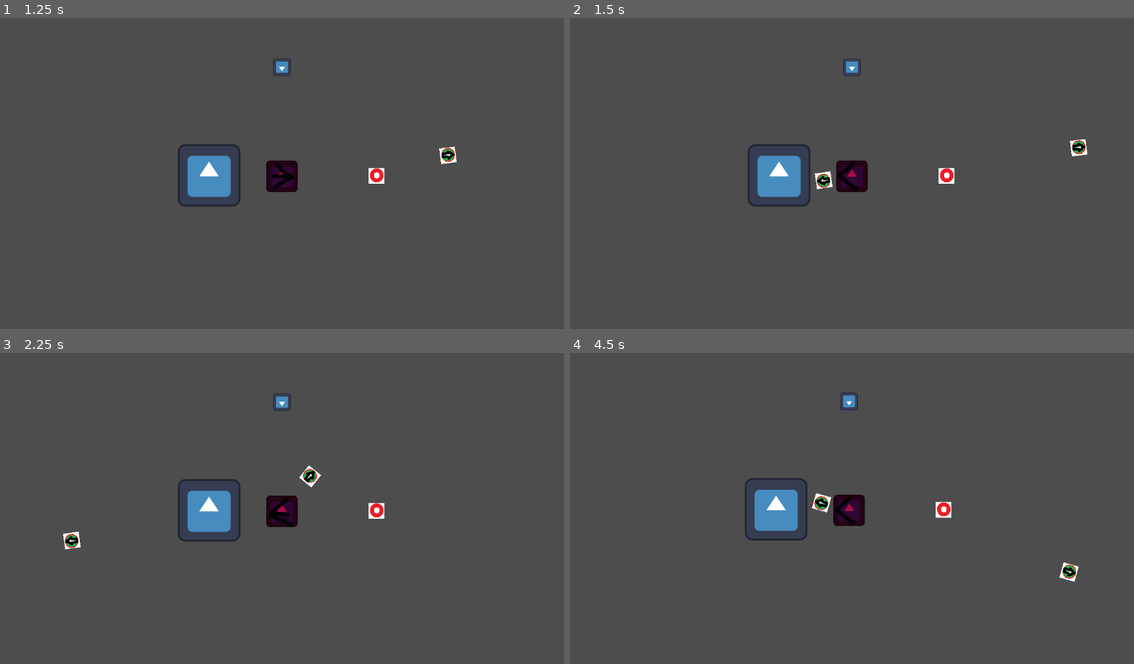
Above: before the commit, frames 1-4 (two rows, left to right).
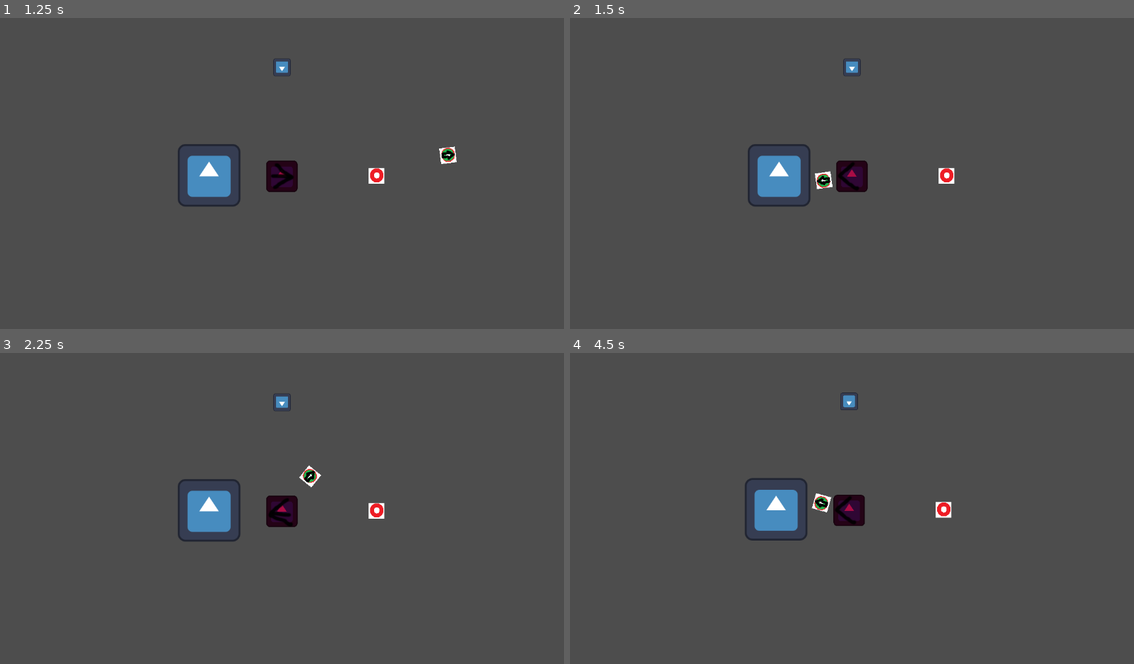
Above: after the commit, the same moments.

Repository: Tomko-Code/Relic-Seekers
Game: Godot game, scene res://src/mockup/test.tscn
The game is run twice, just before and just after one commit, with the same random seed, the same clock (stepped at 60 frames per second) and the same inputs. The engine's default icon, where the game draws it, is replaced by a stand-in: a white triangle on a blue panel in a dark square.
Inputs (mouse positions are in pixels of both pictures, inside the frame that each line leads up to):
- Up to frame 1 (1.25 s): tap Enter at 0.5 s; move the mouse to (406, 161) at 0.52 s; press the mouse at (406, 161) at 0.53 s; hold Right (shoot_right) from 0.53 s (still down)
- Up to frame 2 (1.5 s): move the mouse to (739, 192) at 1.27 s; release Right (shoot_right) at 1.28 s; release the mouse at (739, 192) at 1.28 s; hold Down (shoot_down) from 1.28 s (still down); click (739, 192) at 1.35 s
- Up to frame 3 (2.25 s): move the mouse to (338, 443) at 2.02 s; release Down (shoot_down) at 2.03 s; press the mouse at (338, 443) at 2.03 s; hold Right (shoot_right) from 2.03 s (still down)
- Up to frame 4 (4.5 s): move the mouse to (823, 573) at 2.77 s; release Right (shoot_right) at 2.78 s; release the mouse at (823, 573) at 2.78 s; hold Up (shoot_up) 2.78-3.53 s; click (823, 573) at 2.85 s; move the mouse to (1021, 558) at 3.52 s; press the mouse at (1021, 558) at 3.53 s; hold Left (shoot_left) from 3.53 s (still down); move the mouse to (682, 464) at 4.27 s; release the mouse at (682, 464) at 4.28 s; click (682, 464) at 4.35 s

Frame 1 is identical in both runs. In frame 2, 0.1% of the frame differs, in the area x 88-92%, y 39-45%; in frame 3, 0.1%, in the area x 11-15%, y 57-64%; in frame 4, 0.1%.

Commit message:
projectile changes 1

Diff:
--- a/src/entities/enemies/enemy.gd
+++ b/src/entities/enemies/enemy.gd
@@ -2,10 +2,5 @@
 extends CharacterBody2D
 
 
-func _on_bullet_hitbox_component_area_entered(_area):
-	if _area is HitboxComponent:
-		var hitbox: HitboxComponent = _area
-		var entity = hitbox.get_entity()
-
-		entity.queue_free()
-		queue_free()
+func _ready():
+	pass
--- a/src/entities/enemies/enemy.tscn
+++ b/src/entities/enemies/enemy.tscn
@@ -1,8 +1,9 @@
-[gd_scene load_steps=6 format=3 uid="uid://c5fdro8asqha0"]
+[gd_scene load_steps=7 format=3 uid="uid://c5fdro8asqha0"]
 
 [ext_resource type="Script" path="res://src/entities/enemies/enemy.gd" id="1_kl5qa"]
-[ext_resource type="Script" path="res://src/entities/hitbox_component.gd" id="2_5s8wm"]
+[ext_resource type="Script" path="res://src/entities/stats_component.gd" id="3_0sfo1"]
 [ext_resource type="Texture2D" uid="uid://dayf0y6nyidev" path="res://icon.svg" id="3_mem3v"]
+[ext_resource type="PackedScene" uid="uid://cepkdm0iul06" path="res://src/entities/hitbox_component.tscn" id="3_xgkk8"]
 
 [sub_resource type="RectangleShape2D" id="RectangleShape2D_j5vau"]
 size = Vector2(64, 64)
@@ -17,12 +18,15 @@
 
 [node name="Components" type="Node2D" parent="."]
 
-[node name="BulletHitboxComponent" type="Area2D" parent="Components"]
+[node name="StatsComponent" type="Node" parent="Components"]
+script = ExtResource("3_0sfo1")
+
+[node name="HitboxComponent" parent="Components" node_paths=PackedStringArray("_StatsComponent") instance=ExtResource("3_xgkk8")]
 collision_layer = 4
 collision_mask = 8
-script = ExtResource("2_5s8wm")
+_StatsComponent = NodePath("../StatsComponent")
 
-[node name="Hitbox" type="CollisionShape2D" parent="Components/BulletHitboxComponent"]
+[node name="Hitbox" type="CollisionShape2D" parent="Components/HitboxComponent"]
 shape = SubResource("RectangleShape2D_j5vau")
 
 [node name="Hitbox" type="CollisionShape2D" parent="."]
@@ -32,5 +36,3 @@
 rotation = 3.14159
 scale = Vector2(0.28125, 0.28125)
 texture = ExtResource("3_mem3v")
-
-[connection signal="area_entered" from="Components/BulletHitboxComponent" to="." method="_on_bullet_hitbox_component_area_entered"]
--- a/src/entities/hitbox_component.gd
+++ b/src/entities/hitbox_component.gd
@@ -1,5 +1,21 @@
 class_name HitboxComponent
 extends Area2D
 
+
+@export var _StatsComponent: StatsComponent
+
+
 func get_entity():
 	return get_parent().get_parent()
+
+#on projectile hit entity
+func _on_bullet_hitbox_component_area_entered(_area):
+	if _area is HitboxComponent:
+		var hitbox: HitboxComponent = _area
+		var entity = hitbox.get_entity()
+
+		if _StatsComponent and entity is BaseProjectile:
+			_StatsComponent.take_damage(entity.damage)
+
+		if entity is BaseProjectile:
+			entity.hit(get_entity())
--- /dev/null
+++ b/src/entities/hitbox_component.tscn
@@ -0,0 +1,8 @@
+[gd_scene load_steps=2 format=3 uid="uid://cepkdm0iul06"]
+
+[ext_resource type="Script" path="res://src/entities/hitbox_component.gd" id="1_8hi1b"]
+
+[node name="HitboxComponent" type="Area2D"]
+script = ExtResource("1_8hi1b")
+
+[connection signal="area_entered" from="." to="." method="_on_bullet_hitbox_component_area_entered"]
--- a/src/entities/movement_component.gd
+++ b/src/entities/movement_component.gd
@@ -13,5 +13,5 @@
 	pass
 
 
-func  get_direction():
+func get_direction():
 	return direction
--- a/src/entities/player/player_entity.gd
+++ b/src/entities/player/player_entity.gd
@@ -20,7 +20,3 @@
 
 func _physics_process(_delta):
 	pass
-
-
-func _on_bullet_hitbox_component_body_entered(body):
-	print("i am hit!")
--- a/src/entities/player/player_entity.tscn
+++ b/src/entities/player/player_entity.tscn
@@ -1,12 +1,13 @@
-[gd_scene load_steps=10 format=3 uid="uid://d2bsjmqg1fe1h"]
+[gd_scene load_steps=11 format=3 uid="uid://d2bsjmqg1fe1h"]
 
 [ext_resource type="Script" path="res://src/entities/player/player_entity.gd" id="1_7c5ui"]
 [ext_resource type="Texture2D" uid="uid://dayf0y6nyidev" path="res://icon.svg" id="2_fym7o"]
 [ext_resource type="Script" path="res://src/entities/player/user_movement_component.gd" id="2_xekry"]
 [ext_resource type="Script" path="res://src/entities/animated_sprite_component.gd" id="3_t82yd"]
 [ext_resource type="SpriteFrames" uid="uid://bakc3okm8hm0d" path="res://assets/sprites/player_sprite.tres" id="4_p7cnc"]
-[ext_resource type="Script" path="res://src/entities/hitbox_component.gd" id="5_svlxf"]
 [ext_resource type="Script" path="res://src/entities/player/user_mouse_shooting_component.gd" id="7_ls8cw"]
+[ext_resource type="PackedScene" uid="uid://cepkdm0iul06" path="res://src/entities/hitbox_component.tscn" id="8_tbtis"]
+[ext_resource type="Script" path="res://src/entities/player/player_stats_component.gd" id="8_y5dsv"]
 
 [sub_resource type="RectangleShape2D" id="RectangleShape2D_eip8d"]
 size = Vector2(64, 64)
@@ -43,14 +44,17 @@
 sprite_frames = ExtResource("4_p7cnc")
 animation = &"idle"
 
-[node name="BulletHitboxComponent" type="Area2D" parent="Components"]
+[node name="UserMouseShootingComponent" type="Node" parent="Components" node_paths=PackedStringArray("_StatsComponent", "_MovementComponent")]
+script = ExtResource("7_ls8cw")
+_StatsComponent = NodePath("../PlayerStatsComponent")
+_MovementComponent = NodePath("../UserMovementComponent")
+
+[node name="PlayerStatsComponent" type="Node" parent="Components"]
+script = ExtResource("8_y5dsv")
+
+[node name="HitboxComponent" parent="Components" node_paths=PackedStringArray("_StatsComponent") instance=ExtResource("8_tbtis")]
 collision_mask = 16
-script = ExtResource("5_svlxf")
+_StatsComponent = NodePath("../PlayerStatsComponent")
 
-[node name="Hitbox" type="CollisionShape2D" parent="Components/BulletHitboxComponent"]
+[node name="Hitbox" type="CollisionShape2D" parent="Components/HitboxComponent"]
 shape = SubResource("RectangleShape2D_kummr")
-
-[node name="UserMouseShootingComponent" type="Node" parent="Components"]
-script = ExtResource("7_ls8cw")
-
-[connection signal="body_entered" from="Components/BulletHitboxComponent" to="." method="_on_bullet_hitbox_component_body_entered"]
--- /dev/null
+++ b/src/entities/player/player_stats_component.gd
@@ -0,0 +1,29 @@
+class_name PlayerStatsComponent
+extends StatsComponent
+
+var max_health: int = 10
+var current_health: int = max_health
+
+var shoot_speed: float = 500
+var shoot_range: float = 50
+var shoot_damage: int = 10
+
+func get_shoot_speed():
+	return shoot_speed
+
+func get_shoot_range():
+	return shoot_range
+
+func get_shoot_damage():
+	return shoot_damage
+
+func get_shoot_effects():
+	return []
+
+func get_health():
+	return current_health
+
+func take_damage(damage: int):
+	current_health -= damage
+	if current_health <= 0:
+		parent.death()
--- a/src/entities/player/user_mouse_shooting_component.gd
+++ b/src/entities/player/user_mouse_shooting_component.gd
@@ -1,6 +1,8 @@
 class_name UserMouseShootingComponent
 extends ShootingComponent
 
+@export var _StatsComponent: StatsComponent
+@export var _MovementComponent: MovementComponent
 
 func _input(event):
 	if event is InputEventMouse:
@@ -15,5 +17,20 @@
 func shoot(direction_vector):
 	var projectile: FriendlyProjectile = load("res://src/entities/projectiles/friendly_projectile.tscn").instantiate()
 	projectile.position = parent.position
+
+	projectile.initialize(_StatsComponent.get_shoot_speed(),
+		_StatsComponent.get_shoot_range(),
+		_StatsComponent.get_shoot_damage(),
+		_StatsComponent.get_shoot_effects())
+
 	parent.get_parent().call_deferred("add_child", projectile)
-	projectile.launch(direction_vector, 500)
+
+	if _MovementComponent and _MovementComponent.direction != Vector2.ZERO:
+		var projectile_vector = direction_vector.normalized() * projectile.speed
+		var movement_vector = _MovementComponent.direction.normalized() * (_MovementComponent.speed / 1000)
+
+		var result_vector = projectile_vector + movement_vector
+		projectile.speed = result_vector.length()
+		projectile.launch(result_vector.normalized())
+	else:
+		projectile.launch(direction_vector)
--- /dev/null
+++ b/src/entities/projectiles/base_projectile.gd
@@ -0,0 +1,31 @@
+class_name BaseProjectile
+extends CharacterBody2D
+
+var speed
+var range
+var effects
+var damage
+
+signal launched
+signal expired
+signal on_hit
+
+@export var _ProjectileMovementComponent: ProjectileMovementComponent
+
+func initialize(_speed: float, _range: float, _damage: float, _effects: Array):
+	speed = _speed
+	range = _range
+	effects = _effects
+	damage = _damage
+
+func launch(direction_vector: Vector2):
+	_ProjectileMovementComponent.launch(direction_vector, speed, range)
+	emit_signal("launched")
+
+func expire():
+	emit_signal("expired")
+	queue_free()
+
+func hit(target):
+	emit_signal("on_hit")
+	queue_free()
--- a/src/entities/projectiles/friendly_projectile.gd
+++ b/src/entities/projectiles/friendly_projectile.gd
@@ -1,9 +1,5 @@
 class_name FriendlyProjectile
-extends CharacterBody2D
+extends BaseProjectile
 
-
-@export var _ProjectileMovementComponent: ProjectileMovementComponent
-
-
-func launch(direction_vector: Vector2, speed: float):
-	_ProjectileMovementComponent.launch(direction_vector, speed)
+func initialize(_speed: float, _range: float, _damage: float,_effects: Array):
+	super.initialize(_speed, _range, _damage, _effects)
--- a/src/entities/projectiles/friendly_projectile.tscn
+++ b/src/entities/projectiles/friendly_projectile.tscn
@@ -3,8 +3,8 @@
 [ext_resource type="Script" path="res://src/entities/projectiles/friendly_projectile.gd" id="1_en1t6"]
 [ext_resource type="Script" path="res://src/entities/projectiles/projectile_movement_component.gd" id="1_ptuku"]
 [ext_resource type="Texture2D" uid="uid://jgv1go4erwru" path="res://assets/art/sprites/bullet2.png" id="2_igs68"]
-[ext_resource type="Script" path="res://src/entities/hitbox_component.gd" id="3_272di"]
 [ext_resource type="Script" path="res://src/entities/animated_sprite_component.gd" id="4_nen6d"]
+[ext_resource type="PackedScene" uid="uid://cepkdm0iul06" path="res://src/entities/hitbox_component.tscn" id="5_6wwgm"]
 
 [sub_resource type="CircleShape2D" id="CircleShape2D_85nud"]
 radius = 17.0
@@ -20,17 +20,16 @@
 [node name="ProjectileMovementComponent" type="Node" parent="Components"]
 script = ExtResource("1_ptuku")
 
-[node name="HitboxComponent" type="Area2D" parent="Components"]
-collision_layer = 8
-collision_mask = 0
-script = ExtResource("3_272di")
-
-[node name="Hitbox" type="CollisionShape2D" parent="Components/HitboxComponent"]
-shape = SubResource("CircleShape2D_85nud")
-
 [node name="AnimatedSpriteComponent" type="Node2D" parent="Components" node_paths=PackedStringArray("_MovementComponent")]
 script = ExtResource("4_nen6d")
 _MovementComponent = NodePath("../ProjectileMovementComponent")
 
 [node name="Sprite2D" type="Sprite2D" parent="Components/AnimatedSpriteComponent"]
 texture = ExtResource("2_igs68")
+
+[node name="HitboxComponent" parent="Components" instance=ExtResource("5_6wwgm")]
+collision_layer = 8
+collision_mask = 0
+
+[node name="Hitbox" type="CollisionShape2D" parent="Components/HitboxComponent"]
+shape = SubResource("CircleShape2D_85nud")
--- a/src/entities/projectiles/hostile_projectile.gd
+++ b/src/entities/projectiles/hostile_projectile.gd
@@ -1,5 +1,9 @@
 class_name HostileProjectile
-extends CharacterBody2D
+extends BaseProjectile
+
+
+func initialize(_speed: float, _range: float, _damage: float,_effects: Array):
+	super.initialize(_speed, _range, _damage, _effects)
 
 
 # Called when the node enters the scene tree for the first time.
--- a/src/entities/projectiles/hostile_projectile.tscn
+++ b/src/entities/projectiles/hostile_projectile.tscn
@@ -4,7 +4,7 @@
 [ext_resource type="Script" path="res://src/entities/animated_sprite_component.gd" id="2_84knj"]
 [ext_resource type="SpriteFrames" uid="uid://fms8hsyf3cim" path="res://assets/sprites/bullet_sprite.tres" id="2_n3s3o"]
 [ext_resource type="Script" path="res://src/entities/projectiles/projectile_movement_component.gd" id="3_fqkfd"]
-[ext_resource type="Script" path="res://src/entities/hitbox_component.gd" id="5_bc6jf"]
+[ext_resource type="PackedScene" uid="uid://cepkdm0iul06" path="res://src/entities/hitbox_component.tscn" id="5_ttxmc"]
 
 [sub_resource type="CircleShape2D" id="CircleShape2D_cu0yi"]
 radius = 17.0
@@ -26,10 +26,9 @@
 [node name="ProjectileMovementComponent" type="Node" parent="Components"]
 script = ExtResource("3_fqkfd")
 
-[node name="HitboxComponent" type="Area2D" parent="Components"]
-collision_layer = 16
-collision_mask = 0
-script = ExtResource("5_bc6jf")
+[node name="HitboxComponent" parent="." instance=ExtResource("5_ttxmc")]
+collision_layer = 0
+collision_mask = 16
 
-[node name="Hitbox" type="CollisionShape2D" parent="Components/HitboxComponent"]
+[node name="Hitbox" type="CollisionShape2D" parent="HitboxComponent"]
 shape = SubResource("CircleShape2D_cu0yi")
--- a/src/entities/projectiles/projectile_movement_component.gd
+++ b/src/entities/projectiles/projectile_movement_component.gd
@@ -2,23 +2,31 @@
 extends MovementComponent
 
 var velocity: Vector2
-
+var distance_traveled_duration: float = 0
+var range: float = 0
 
 func _ready():
+	if not parent is BaseProjectile:
+		push_error("ProjectileMovementComponent set on BaseProjectile")
+
 	is_idle = false
 	is_rotable = true
 	set_physics_process(false)
 	pass
 
-func launch(_direction_vector = Vector2(1,1), _speed = 500):
+func launch(_direction_vector = Vector2(1,1), _speed = 500, _range = 100):
 	if not is_node_ready():
 		await ready
 	direction = _direction_vector
 	speed = _speed
+	range = _range
 	set_physics_process(true)
 
 
 func _physics_process(delta):
+	distance_traveled_duration += delta
+	if distance_traveled_duration > range / 60:
+		parent.expire()
 	velocity = direction.normalized() * speed
 
 	var collision = parent.move_and_collide(velocity * delta)
--- /dev/null
+++ b/src/entities/stats_component.gd
@@ -0,0 +1,21 @@
+class_name StatsComponent
+extends Node
+
+
+@onready var parent: CharacterBody2D = get_parent().get_parent()
+
+
+func get_shoot_speed():
+	return 500
+
+func get_shoot_range():
+	return 100
+
+func get_shoot_effects():
+	return []
+
+func get_shoot_damage():
+	return 1
+
+func take_damage(damage: int):
+	parent.queue_free()
